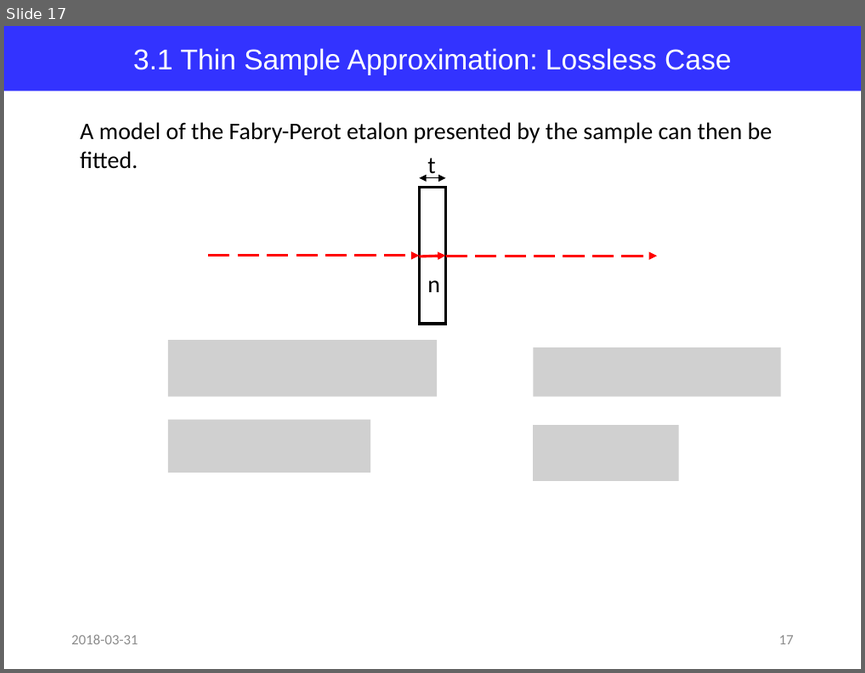
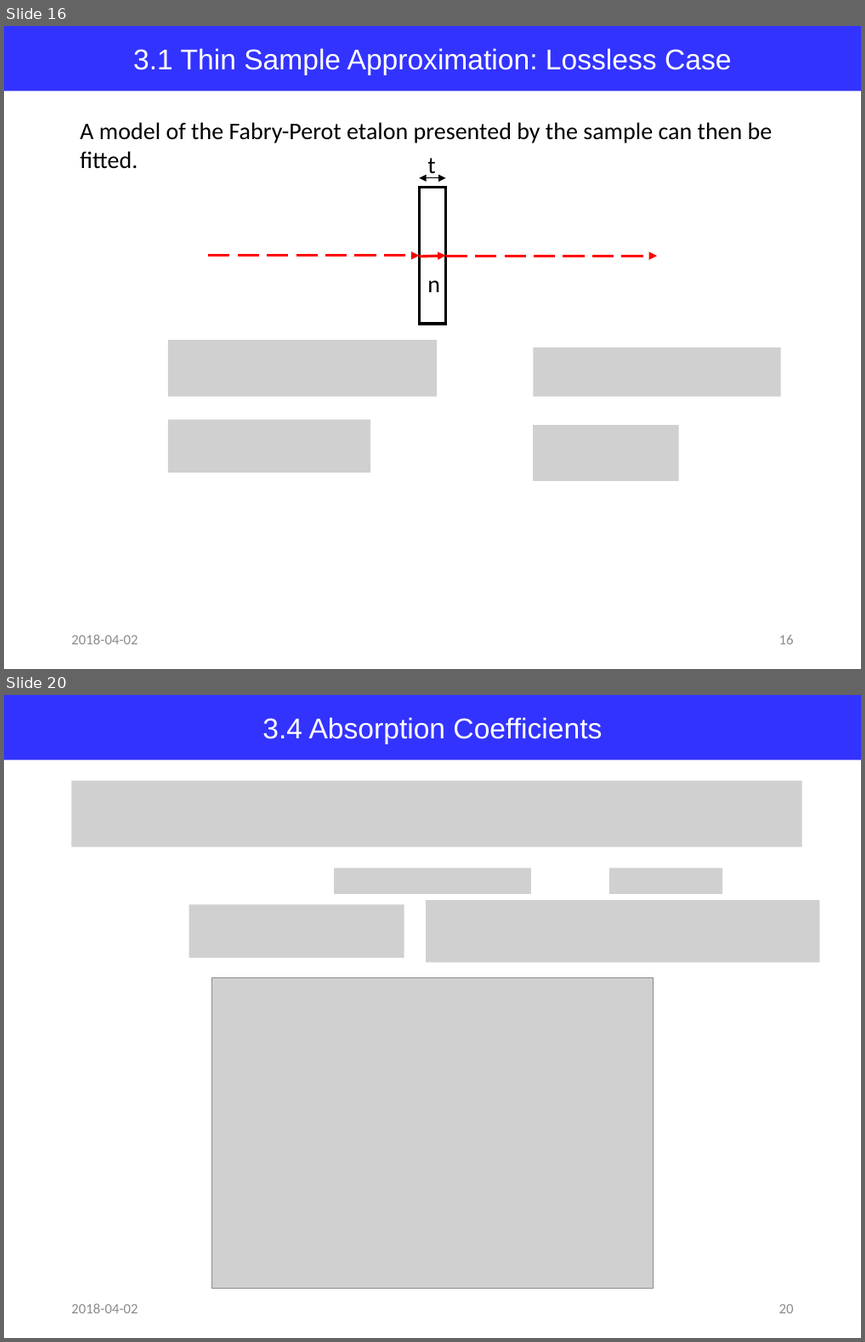
Before and after one commit to jglee96/NBTP_Lab, a slide deck: Terahertz Metrology/Ch5/Terahertz Metrology_Ch5.pptx. Shown one above the other, each under a label of ours: slide 17 before the commit, slides 16 and 20 after it; the slides between them are not shown. The pictures are 865x673 and 865x1342 pixels, drawn with LibreOffice and Linux fonts; fonts in the diff are those of the drawing; grey boxes stand for pictures. Boxes give left, top, right and bottom in pixels: in the first picture for what was removed or moved away, otherwise in the second. Text is boxed around its words. In the diff, an @@ line names an element or a change of style, - is before the commit and + after.

```diff
--- a/Terahertz Metrology/Ch5/Terahertz Metrology_Ch5.pptx
+++ b/Terahertz Metrology/Ch5/Terahertz Metrology_Ch5.pptx
@@ slide 20 added at box(4, 695, 861, 1338), background #FFFFFF @@
@@ rectangle added at box(4, 695, 861, 760), fill #3333FF, 24 pt, text #FFFFFF @@
+3.4 Absorption Coefficients
@@ picture added at box(72, 781, 801, 846) @@
@@ picture added at box(334, 868, 531, 894) @@
@@ picture added at box(609, 868, 722, 894) @@
@@ picture added at box(189, 905, 404, 958) @@
@@ picture added at box(426, 900, 819, 962) @@
@@ picture added at box(212, 978, 653, 1288) @@
@@ text added at box(71, 1303, 137, 1313), 12 pt, text #8C8C8C @@
+2018-04-02
@@ page number added at box(779, 1304, 794, 1313), 12 pt, text #8C8C8C @@
+20
@@ what was slide 17 is now slide 16 @@
@@ slide 16 changed as well @@
@@ text at box(71, 634, 137, 644): text changed @@
-2018-03-31
+2018-04-02
@@ page number at box(779, 635, 794, 644): text changed @@
-17
+16
```
Also in this commit, not shown: 17 other slides changed, 5 other slides added, 1 slide removed, 2 other files.
